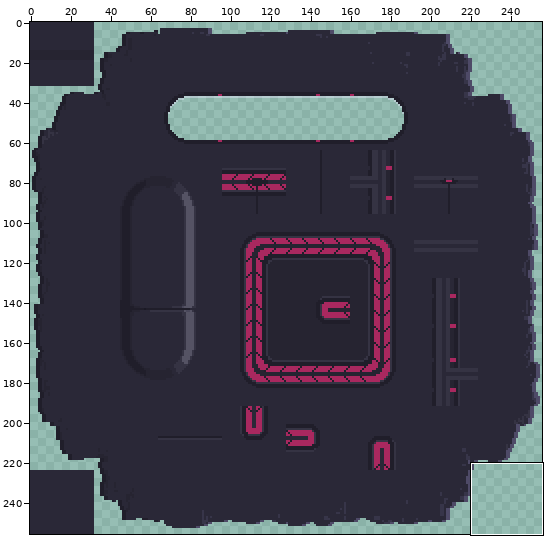
Sprite sheet: Assets/Sprites/Enviro/Village/Wall/ENV_village_tilemap_mur.png. Above: a wide view before the commit, with the close-up outlined.
Close-up. Before:
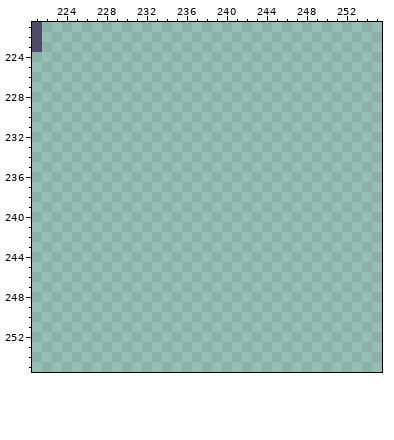
The file is 256x256 pixels. Colours within 5 levels of each other are drawn and written as one. Shown: x 221..255, y 221..255. The commit also changed other parts of the picture, which this record leaves out.
Once edited:
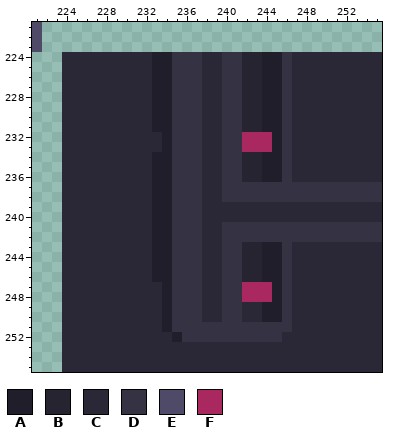
Palette (. is transparent): A #201e2a  B #262431  C #2a2837  D #353343  E #4e4a67  F #a9285f
Difference:
@@ x 221..255 @@
 223 E..................................
-224 ...................................
-225 ...................................
-226 ...................................
-227 ...................................
-228 ...................................
-229 ...................................
-230 ...................................
-231 ...................................
-232 ...................................
-233 ...................................
-234 ...................................
-235 ...................................
-236 ...................................
-237 ...................................
-238 ...................................
-239 ...................................
-240 ...................................
-241 ...................................
-242 ...................................
-243 ...................................
-244 ...................................
-245 ...................................
-246 ...................................
-247 ...................................
-248 ...................................
-249 ...................................
-250 ...................................
-251 ...................................
-252 ...................................
-253 ...................................
-254 ...................................
-255 ...................................
+224 ...CCCCCCCCCAADDDCCDDBBAADCCCCCCCCC
+225 ...CCCCCCCCCAADDDCCDDBBAADCCCCCCCCC
+226 ...CCCCCCCCCAADDDCCDDBBAADCCCCCCCCC
+227 ...CCCCCCCCCAADDDCCDDBBAADCCCCCCCCC
+228 ...CCCCCCCCCAADDDCCDDBBAADCCCCCCCCC
+229 ...CCCCCCCCCAADDDCCDDBBAADCCCCCCCCC
+230 ...CCCCCCCCCAADDDCCDDBBAADCCCCCCCCC
+231 ...CCCCCCCCCAADDDCCDDBBAADCCCCCCCCC
+232 ...CCCCCCCCCCADDDCCDDFFFADCCCCCCCCC
+233 ...CCCCCCCCCCADDDCCDDFFFADCCCCCCCCC
+234 ...CCCCCCCCCAADDDCCDDBBAADCCCCCCCCC
+235 ...CCCCCCCCCAADDDCCDDBBAADCCCCCCCCC
+236 ...CCCCCCCCCAADDDCCDDBBAADCCCCCCCCC
+237 ...CCCCCCCCCAADDDCCDDDDDDDDDDDDDDDD
+238 ...CCCCCCCCCAADDDCCDDDDDDDDDDDDDDDD
+239 ...CCCCCCCCCAADDDCCCCCCCCCCCCCCCCCC
+240 ...CCCCCCCCCAADDDCCCCCCCCCCCCCCCCCC
+241 ...CCCCCCCCCAADDDCCDDDDDDDDDDDDDDDD
+242 ...CCCCCCCCCAADDDCCDDDDDDDDDDDDDDDD
+243 ...CCCCCCCCCAADDDCCDDBBAADCCCCCCCCC
+244 ...CCCCCCCCCAADDDCCDDBBAADCCCCCCCCC
+245 ...CCCCCCCCCAADDDCCDDBBAADCCCCCCCCC
+246 ...CCCCCCCCCAADDDCCDDBBAADCCCCCCCCC
+247 ...CCCCCCCCCCADDDCCDDFFFADCCCCCCCCC
+248 ...CCCCCCCCCCADDDCCDDFFFADCCCCCCCCC
+249 ...CCCCCCCCCCADDDCCDDCCAADCCCCCCCCC
+250 ...CCCCCCCCCCADDDCCDDCCAADCCCCCCCCC
+251 ...CCCCCCCCCCADDDDDDDDDDDDCCCCCCCCC
+252 ...CCCCCCCCCCCADDDDDDDDDDCCCCCCCCCC
+253 ...CCCCCCCCCCCCCCCCCCCCCCCCCCCCCCCC
+254 ...CCCCCCCCCCCCCCCCCCCCCCCCCCCCCCCC
+255 ...CCCCCCCCCCCCCCCCCCCCCCCCCCCCCCCC
Pixel boxes of the changes (left, top, right, bottom) in both close-ups:
added: (62, 52, 382, 372)
